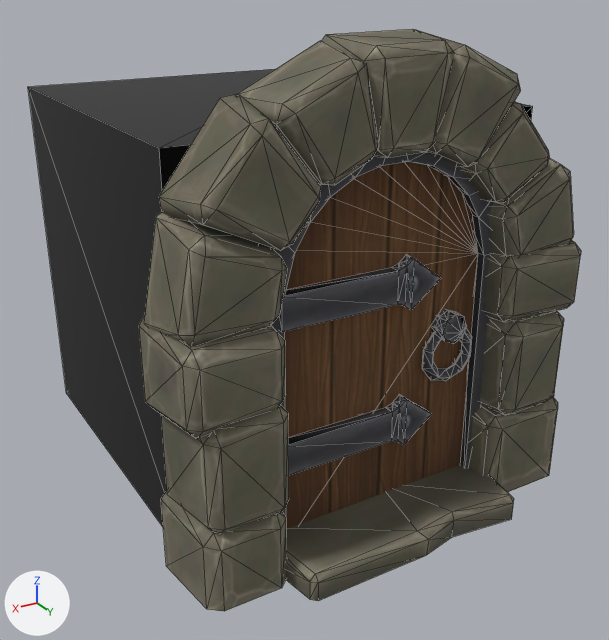
A saved change to the glTF model public/models/porta.glb.
Before and after are seen from a 50 mm camera at (1.63, 2.17, 1.89) aimed at (0.01, -0.52, 0.55). The lights are fixed; the arrows at lower left show +X, +Y and +Z. The picture after the commit comes second. Mesh edges are drawn as thin lines. Where no turn or scale is listed for an object, it has been applied to the vertices.

The scene before the commit, as lines of its bpy script (objects in view):
```python
me_cube_001 = bpy.data.meshes.new('Cube.001')
me_cube_001.from_pydata(...)  # 8 vertices, 10 faces; spans x -0.735..0.735, y -0.735..0.735, z -0.735..0.735
me_cube_001.materials.append(mat_material_001)  # black #000000
me_dungeon_passage_polysurface20 = bpy.data.meshes.new('Dungeon_passage_polySurface20')
me_dungeon_passage_polysurface20.from_pydata(...)  # 312 vertices, 448 faces; spans x -0.85..0.82, y -0.06..0.39, z 0.0..1.77
me_dungeon_passage_polysurface20.materials.append(mat_dungeon_passage_001)  # picture img_dungeon_passage
me_dungeon_passage_polysurface20_001 = bpy.data.meshes.new('Dungeon_passage_polySurface20.001')
me_dungeon_passage_polysurface20_001.from_pydata(...)  # 214 vertices, 582 faces; spans x -0.425..0.41, y -0.198..-0.039, z 0.019..1.378
me_dungeon_passage_polysurface20_001.materials.append(mat_dungeon_passage_002)  # picture img_dungeon_passage
ob_cube = bpy.data.objects.new('Cube', me_cube_001)
ob_cube.location = (0.0, -0.865, 0.652)
ob_door = bpy.data.objects.new('door', me_dungeon_passage_polysurface20_001)
ob_door.location = (0.019, -0.089, -0.084)
ob_door.rotation_euler = (0.0, 0.0, 3.142)  # degrees (0, 0, 180)
ob_doorway = bpy.data.objects.new('doorway', me_dungeon_passage_polysurface20)
ob_doorway.location = (0.019, -0.079, -0.084)
```
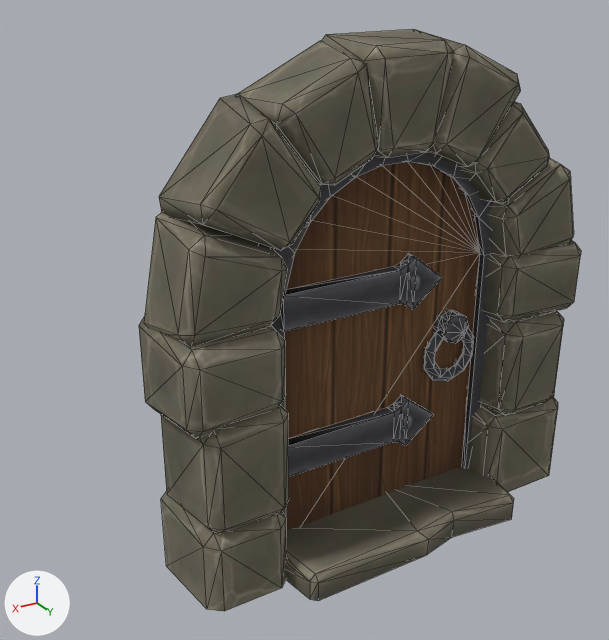
The change, as a list of edits to the scene's bpy script:
```text
Change ob_door:
    ob_door.location: (0.019, -0.089, -0.084) -> (0.019, -0.079, -0.084)
    ob_door.scale: (1.0, 1.0, 1.0) -> (1.0, 1.0, 1.01)
Remove ob_cube:
    ob_cube = bpy.data.objects.new('Cube', me_cube_001)
    ob_cube.location = (0.0, -0.865, 0.652)
```

Changed parts and their boxes [x1, y1, x2, y2] in the pictures (609 x 640 px):
'door', moved, rescaled: before [280, 162, 478, 529]; after [280, 162, 480, 531]
'Cube', deleted (black): before [28, 69, 533, 527]
